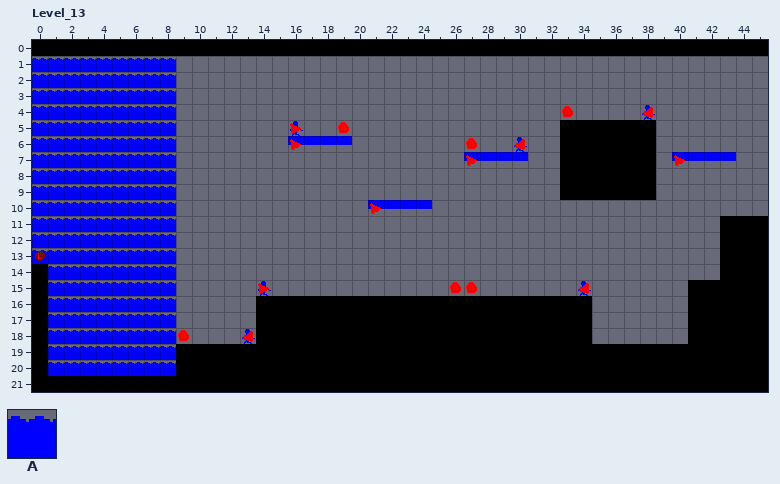
A LDtk project gets an edit: Assets/Game/World/LDtk/Waterfall.ldtk. The picture above was drawn from the file before the commit.
Cells are 16x16 px. Shown: Level_13 x 0..45, y 0..21. The commit also changed other parts of the map, which this record leaves out.
Key: from "Water": A 0.
_ is an empty cell.
Layers that did not change in this view are not listed.
Layer "Water" before, first column x 0:
 0 ______________________________________________
 1 AAAAAAAAA_____________________________________
 2 AAAAAAAAA_____________________________________
 3 AAAAAAAAA_____________________________________
 4 AAAAAAAAA_____________________________________
 5 AAAAAAAAA_____________________________________
 6 AAAAAAAAA_____________________________________
 7 AAAAAAAAA_____________________________________
 8 AAAAAAAAA_____________________________________
 9 AAAAAAAAA_____________________________________
10 AAAAAAAAA_____________________________________
11 AAAAAAAAA_____________________________________
12 AAAAAAAAA_____________________________________
13 AAAAAAAAA_____________________________________
14 _AAAAAAAA_____________________________________
15 _AAAAAAAA_____________________________________
16 _AAAAAAAA_____________________________________
17 _AAAAAAAA_____________________________________
18 _AAAAAAAA_____________________________________
19 _AAAAAAAA_____________________________________
20 _AAAAAAAA_____________________________________
21 ______________________________________________
And afterwards:
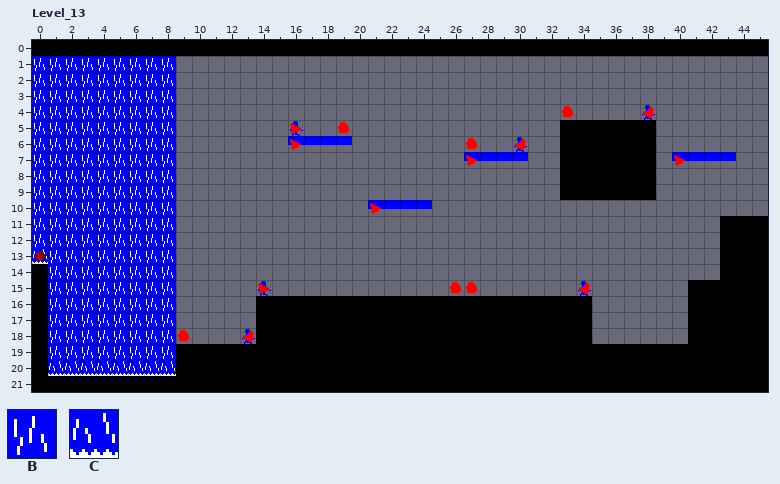
Further tiles: from "Water": B 1, C 3.
From old to new:
Changed rows in their new state; . is an unchanged cell.
Layer "Water":
first column x 0:
 1 BBBBBBBBB
 2 BBBBBBBBB
 3 BBBBBBBBB
 4 BBBBBBBBB
 5 BBBBBBBBB
 6 BBBBBBBBB
 7 BBBBBBBBB
 8 BBBBBBBBB
 9 BBBBBBBBB
10 BBBBBBBBB
11 BBBBBBBBB
12 BBBBBBBBB
13 CBBBBBBBB
14 .BBBBBBBB
15 .BBBBBBBB
16 .BBBBBBBB
17 .BBBBBBBB
18 .BBBBBBBB
19 .BBBBBBBB
20 .CCCCCCCC
Pixel boxes of the changes (left, top, right, bottom) in both pictures:
changed: (32, 56, 176, 376)
